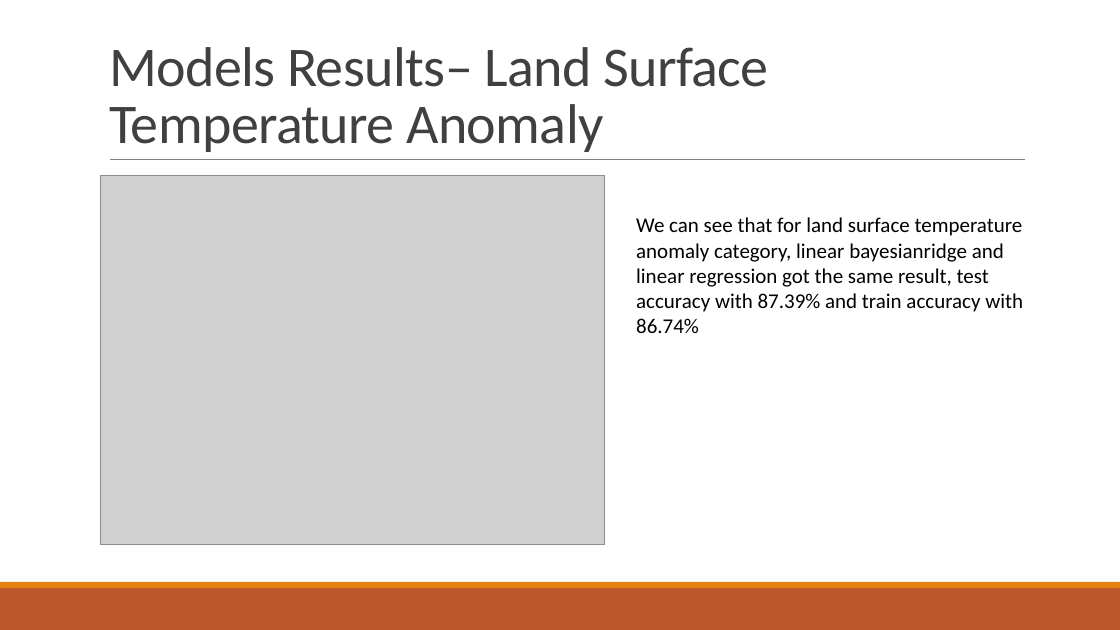
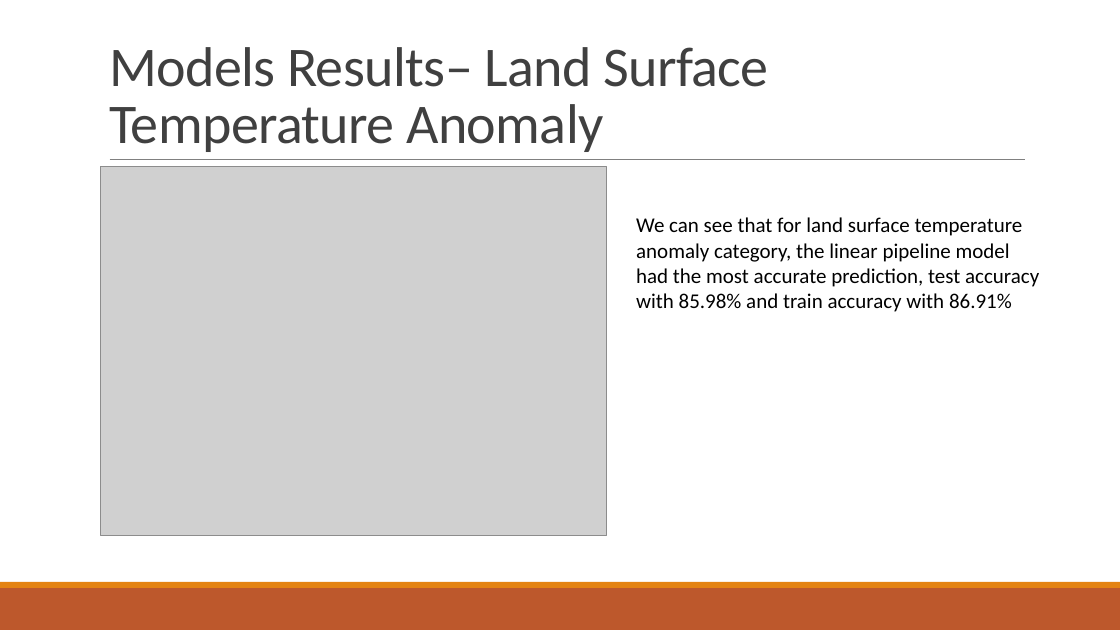
Before and after one commit to idanhoro/NASA-Heat-Maps-Prediction, a slide deck: slide 23 of Heat_Maps_presention.pptx. Drawn at 1120x630 pixels with LibreOffice and Linux fonts; fonts in the diff are those of the drawing; grey boxes stand for pictures. Boxes give left, top, right and bottom in pixels: in the first picture for what was removed or moved away, otherwise in the second. Text is boxed around its words. In the diff, an @@ line names an element or a change of style, - is before the commit and + after.

```diff
--- a/Heat_Maps_presention.pptx
+++ b/Heat_Maps_presention.pptx
@@ picture: place and size @@
-picture at [101, 175, 605, 544]
+picture at [101, 166, 607, 536]
@@ text at [636, 217, 1039, 312]: text changed @@
-We can see that for land surface temperature anomaly category, linear bayesianridge and linear regression got the same result, test accuracy with 87.39% and train accuracy with 86.74%
+We can see that for land surface temperature anomaly category, the linear pipeline model had the most accurate prediction, test accuracy with 85.98% and train accuracy with 86.91%
```
Also in this commit, not shown: 6 other slides changed, 13 other files.
